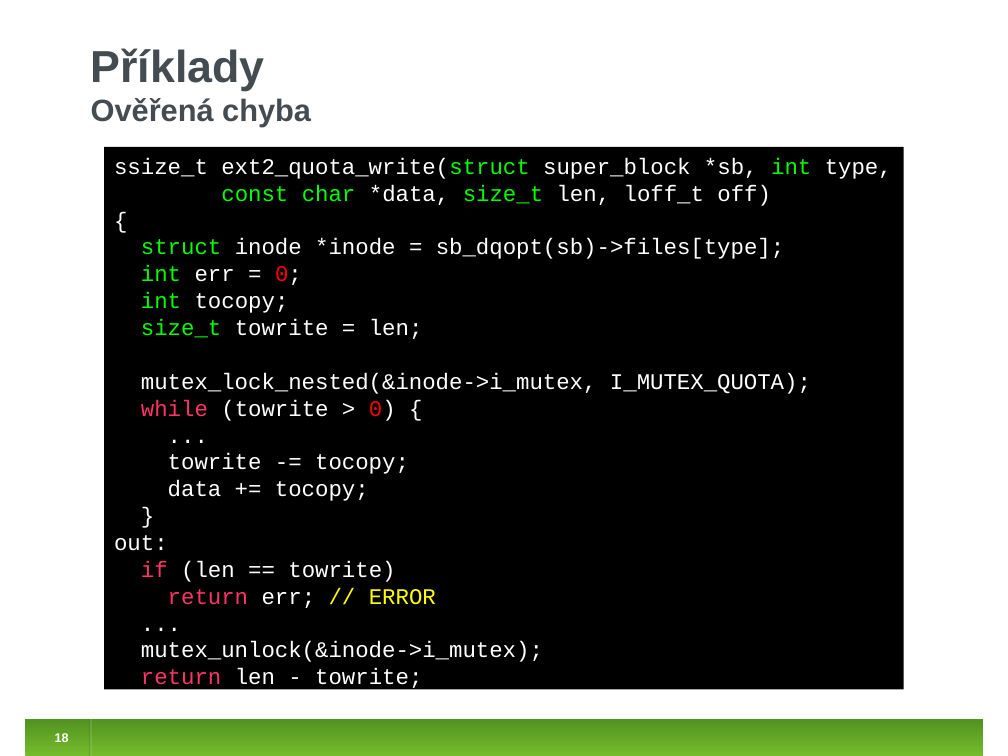
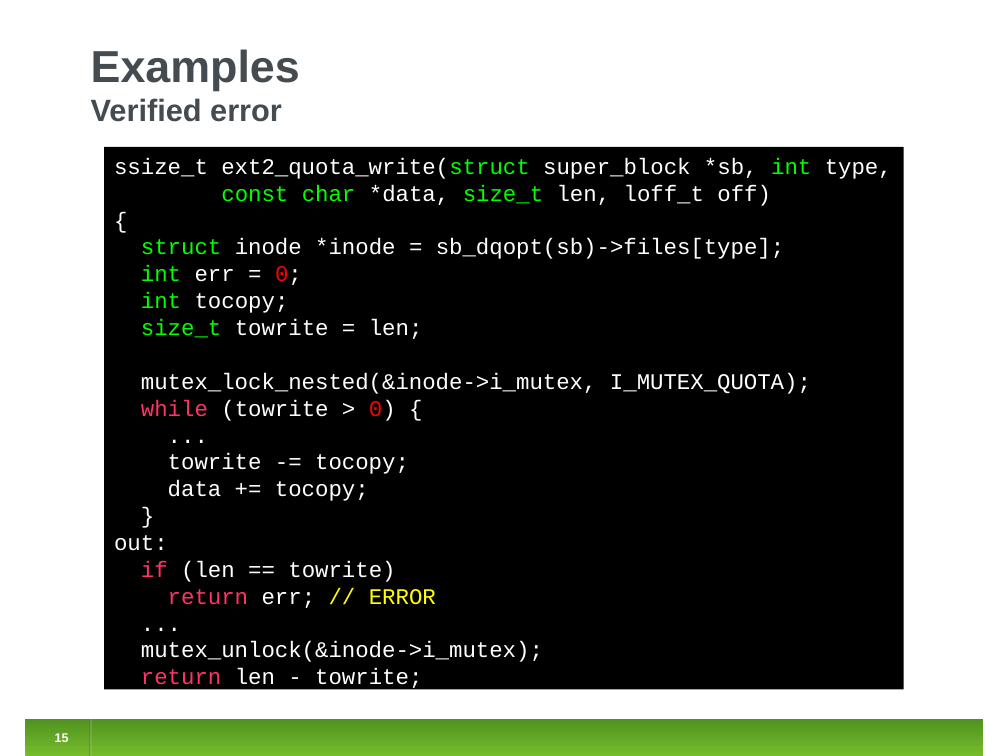
Before and after one commit to jirislaby/writings, a slide deck: slide 15 of presentations/fmics2012.odp (slide 18 before the commit). Drawn at 1008x756 pixels with LibreOffice and Linux fonts; fonts in the diff are those of the drawing. Boxes give left, top, right and bottom in pixels: in the first picture for what was removed or moved away, otherwise in the second. Text is boxed around its words. In the diff, an @@ line names an element or a change of style, - is before the commit and + after.

```diff
--- a/presentations/fmics2012.odp
+++ b/presentations/fmics2012.odp
@@ title at box(91, 49, 300, 122): text changed @@
-Příklady
-Ověřená chyba
+Examples
+Verified error
@@ page number at box(55, 733, 69, 742): text changed @@
-18
+15
```
Also in this commit, not shown: 8 other slides changed, 8 slides added, 10 slides removed.
